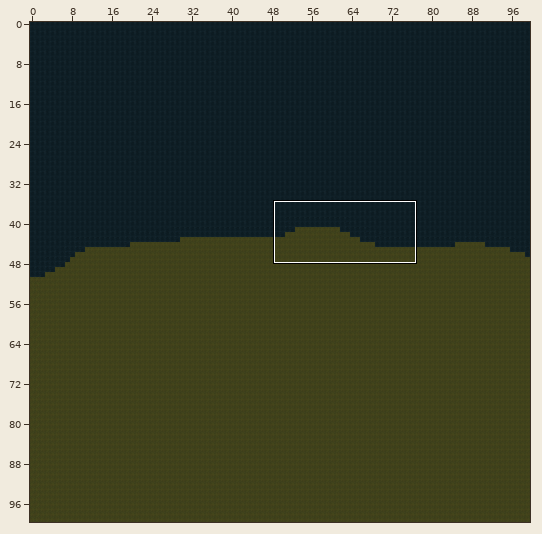
Tiled map (JSON) -- LostAndDivine.ClientMonoGame/Content/Sectors/8_6.tmj. Above: a wide view before the commit, with the close-up outlined.
Close-up. The starting point:
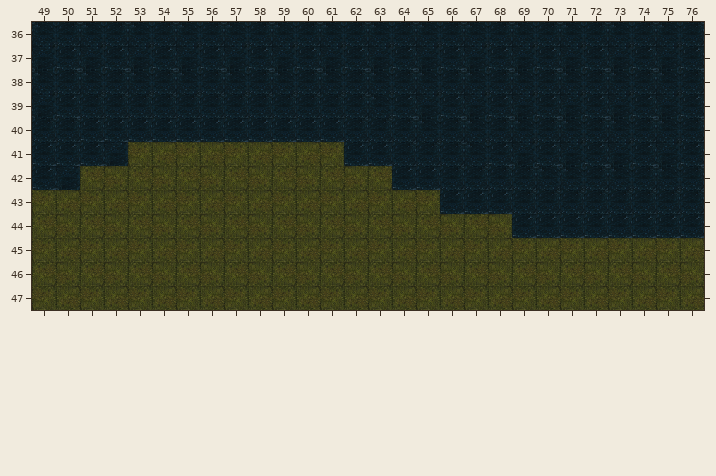
Cells are 64x64 px. Shown: x 49..76, y 36..47. The commit also changed other parts of the map, which this record leaves out.
After the commit:
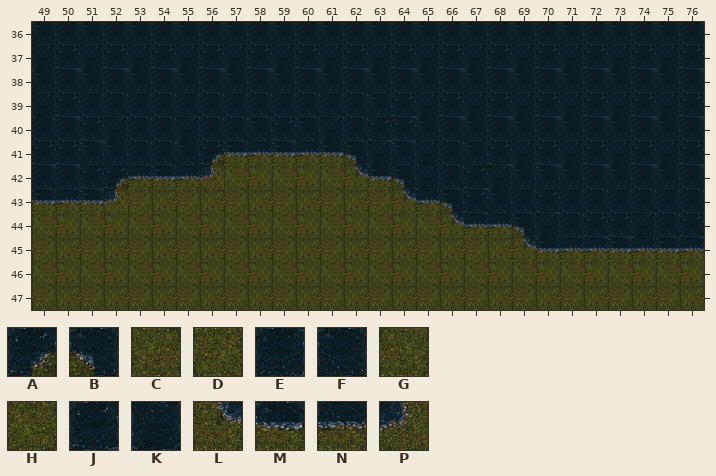
Key: from "World-Tilemap": A 10, B 11, C 91, D 92, E 99, F 100, G 121, H 122, J 129, K 130, L 158, M 159, N 160, P 161.
_ is an empty cell.
What changed:
{"where": "layer \"Слой тайлов 1\""}
{"y":40,"x":52,"old":"JJJJJJJ","new":"KEEKEEF"}
{"y":40,"x":60,"old":"JJ","new":"FK"}
{"y":40,"x":63,"old":"EE","new":"JJ"}
{"y":41,"x":51,"old":"JKDCDCDCDCDJJEE","new":"FFEEFAMNMNMBKFK"}
{"y":42,"x":49,"old":"JKHGHGHG","new":"EEJANMNP"}
{"y":42,"x":62,"old":"GHJJ","new":"LMBK"}
{"y":42,"x":67,"old":"EEE","new":"JKF"}
{"y":43,"x":49,"old":"DCDC","new":"MNMP"}
{"y":43,"x":64,"old":"CDJ","new":"LNB"}
{"y":43,"x":68,"old":"J","new":"F"}
{"y":43,"x":70,"old":"E","new":"J"}
{"y":44,"x":66,"old":"GHGJJJ","new":"LNNBKE"}
{"y":44,"x":74,"old":"JJ","new":"KE"}
{"y":45,"x":69,"old":"DCDCDCDC","new":"LMNNMNMN"}
{"label":"changed","picture_box":[32,118,704,262]}
